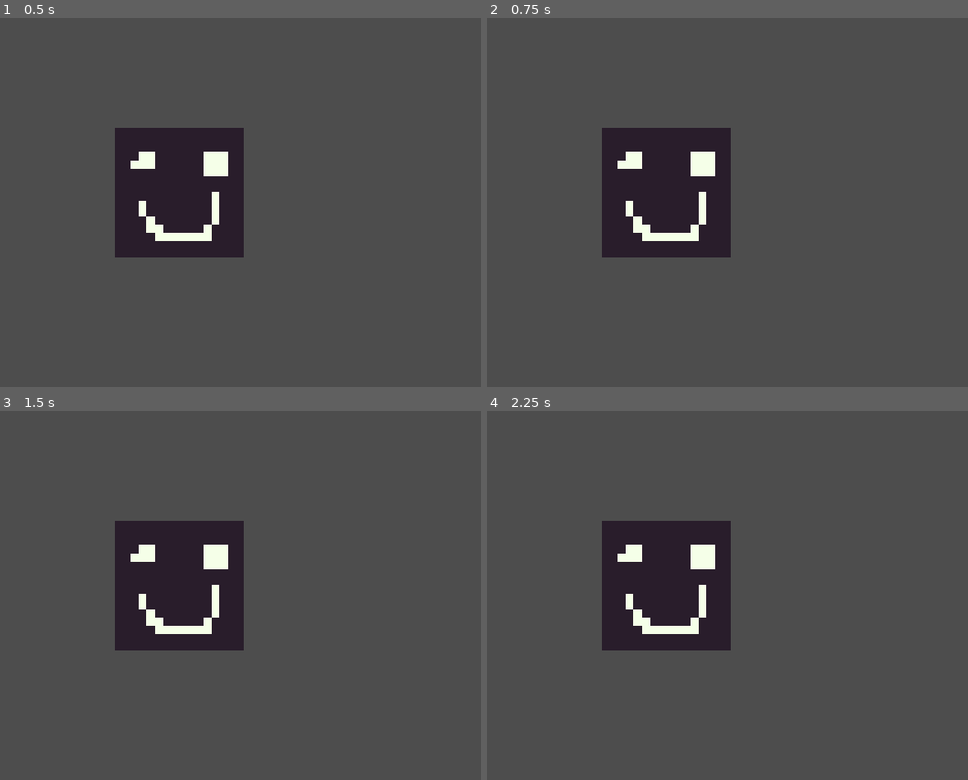
Above: before the commit, frames 1-4 (two rows, left to right).
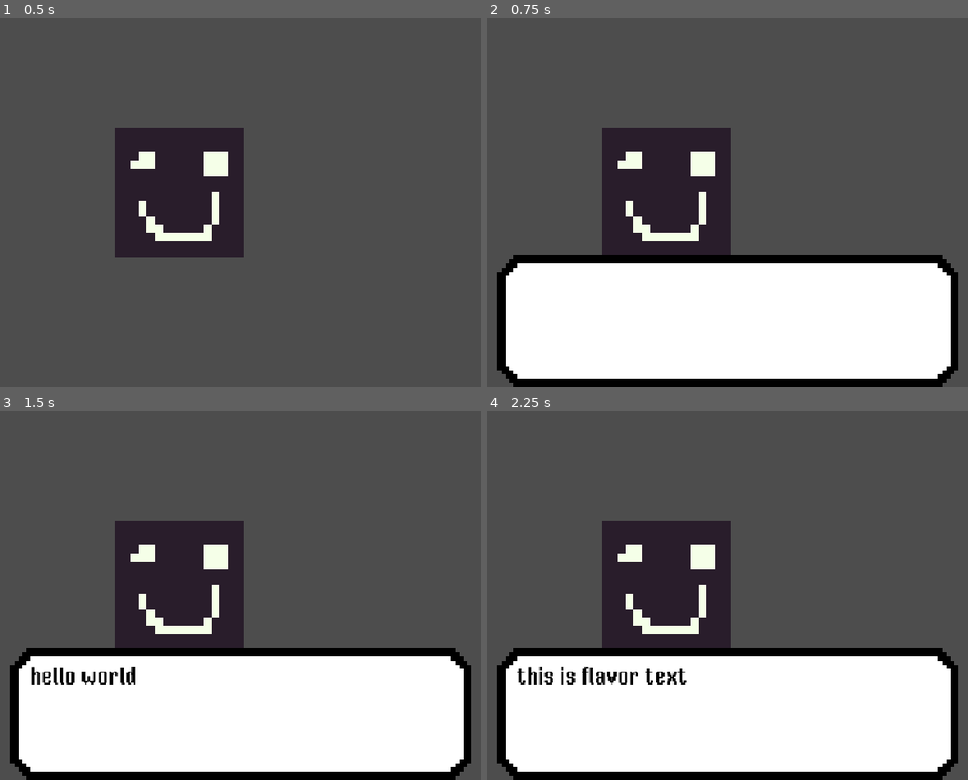
Above: after the commit, the same moments.

Repository: madebyrivaan/Mr.-Pumpkin-s-Murder-Case
Game: Godot game, scene res://scenes/rooms/main_hall.tscn
Same seed, same stepped clock (60 frames per second), same inputs: the game is played once before the commit and once after it.
Inputs (mouse positions are in pixels of both pictures, inside the frame that each line leads up to):
- Up to frame 1 (0.5 s): no input
- Up to frame 2 (0.75 s): click (664, 195) at 0.5 s
- Up to frame 3 (1.5 s): click (177, 588) at 1.25 s
- Up to frame 4 (2.25 s): click (664, 588) at 2 s

Frame 1 is identical in both runs. In frame 2, 34% of the frame differs, in the area x 2-98%, y 64-100%; in frame 3, 34%; in frame 4, 34%.
Error before the commit: Invalid access to property or key 'Instance' on a base object of type 'Node2D (dialogue_handler.gd)'. (res://scripts/click.gd:34)

Commit message:
some "instance" were still there

Diff:
--- a/scripts/click.gd
+++ b/scripts/click.gd
@@ -31,13 +31,13 @@
 
 
 func _on_pressed() -> void:
-	if DialogueHandler.Instance.reading_dialogue: return
-	elif DialogueHandler.Instance.counter == len(flavor_text):
-		DialogueHandler.Instance.counter = 0
-		DialogueHandler.Instance.current_text = flavor_text[0]
+	if DialogueHandler.reading_dialogue: return
+	elif DialogueHandler.counter == len(flavor_text):
+		DialogueHandler.counter = 0
+		DialogueHandler.current_text = flavor_text[0]
 		return
-	DialogueHandler.Instance.load_dialogue(flavor_text)
-	DialogueHandler.Instance.current_text = flavor_text[0]
+	DialogueHandler.load_dialogue(flavor_text)
+	DialogueHandler.current_text = flavor_text[0]
 	Notebook.add_evidence(name)
-	await DialogueHandler.Instance.done
+	await DialogueHandler.done
 	queue_free()
